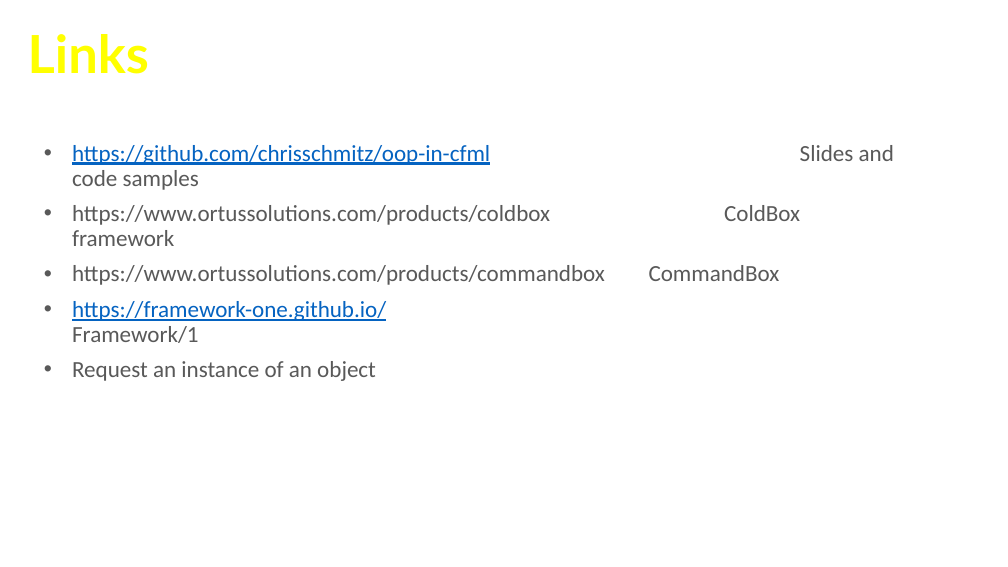
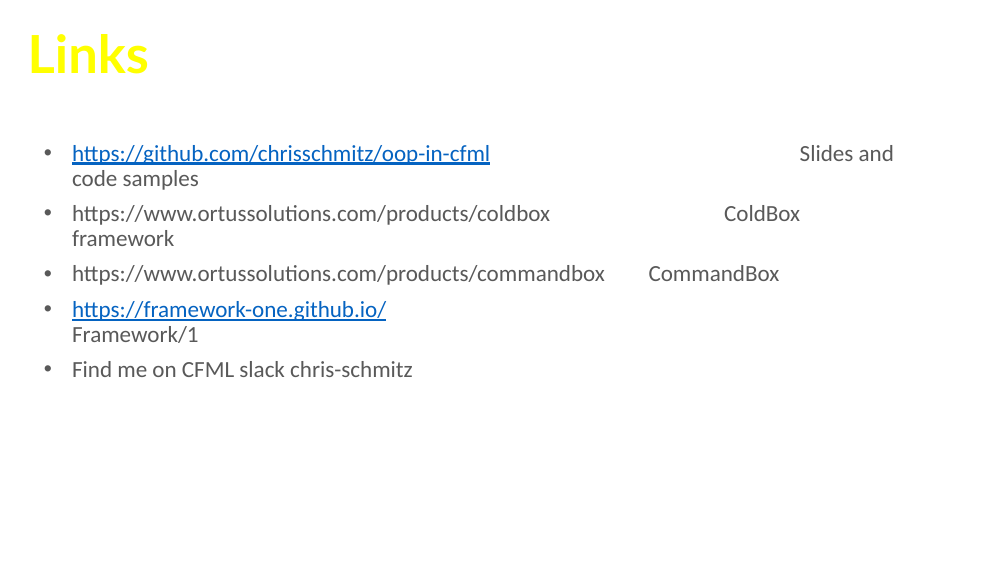
Before and after one commit to chrisschmitz/oop-in-cfml, a slide deck: slide 36 of Intro-OOP-in-CFML.pptx. Drawn at 1008x567 pixels with LibreOffice and Linux fonts; fonts in the diff are those of the drawing; background and template pictures are left out. Boxes give left, top, right and bottom in pixels: in the first picture for what was removed or moved away, otherwise in the second. Text is boxed around its words. In the diff, an @@ line names an element or a change of style, - is before the commit and + after.

```diff
--- a/Intro-OOP-in-CFML.pptx
+++ b/Intro-OOP-in-CFML.pptx
@@ text at (x1=72, y1=361, x2=413, y2=377): text changed @@
-• Request an instance of an object
+• Find me on CFML slack chris-schmitz
```
Also in this commit, not shown: 1 other slide changed, 1 other file.
